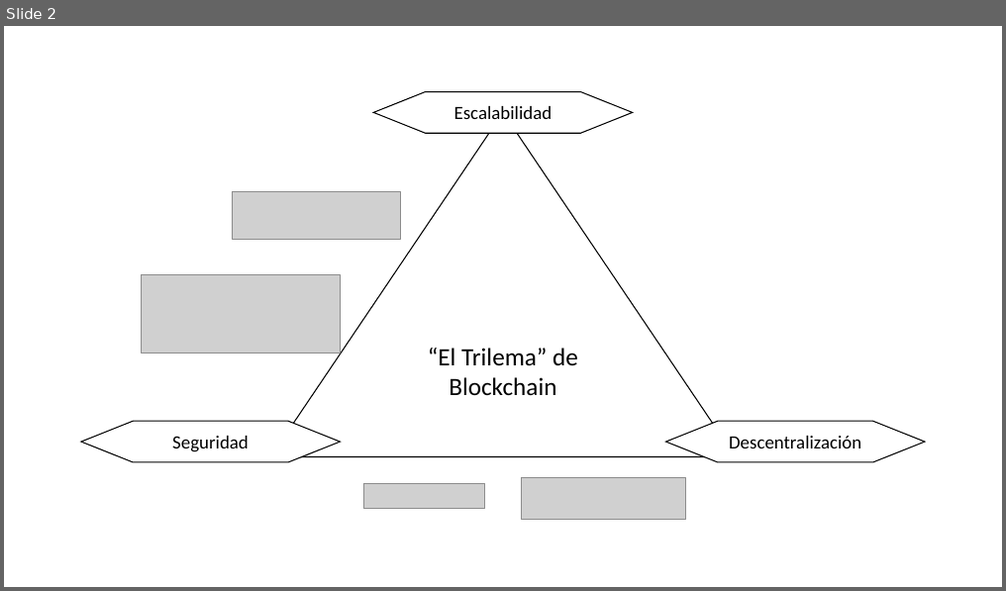
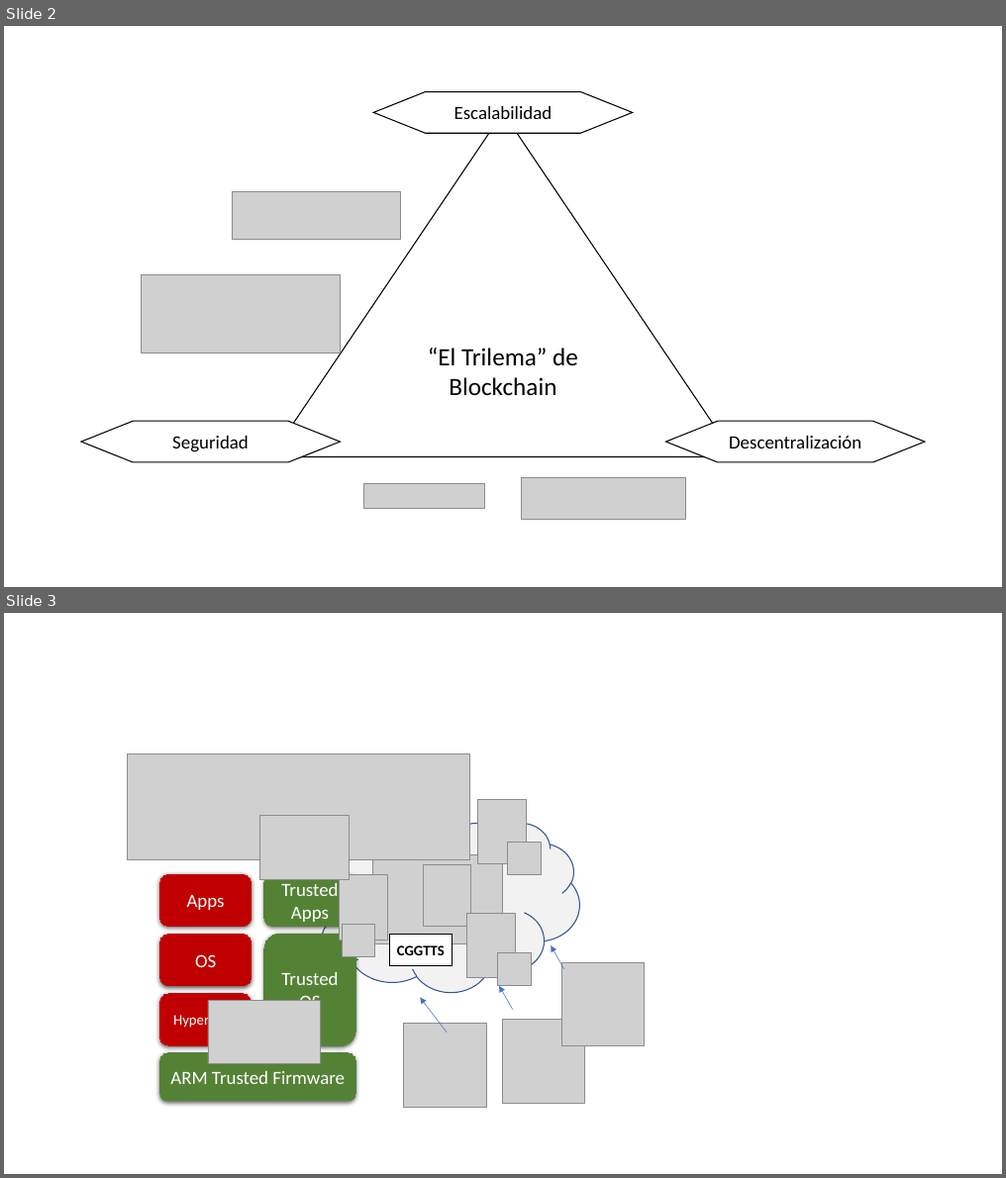
Before and after one commit to gperezalba/TFM, a slide deck: MEMORIA/Plantilla_TFM_latex/imagenes/Presentación1.pptx. Shown one above the other, each under a label of ours: slide 2 before the commit, slides 2 and 3 after it. The pictures are 1006x591 and 1006x1178 pixels, drawn with LibreOffice and Linux fonts; fonts in the diff are those of the drawing; grey boxes stand for pictures. Boxes give left, top, right and bottom in pixels: in the first picture for what was removed or moved away, otherwise in the second. Text is boxed around its words. In the diff, an @@ line names an element or a change of style, - is before the commit and + after.

```diff
--- a/MEMORIA/Plantilla_TFM_latex/imagenes/Presentación1.pptx
+++ b/MEMORIA/Plantilla_TFM_latex/imagenes/Presentación1.pptx
@@ slide 3 added at [4,613,1002,1174], background #FFFFFF @@
@@ picture added at [127,755,469,860] @@
@@ picture added at [260,815,350,879] @@
@@ picture added at [478,799,527,863] @@
@@ cloud added at [316,823,580,992], fill #F2F2F2, outline #325491 1 pt @@
@@ picture added at [508,842,541,875] @@
@@ rounded rectangle added at [159,874,252,926], fill #C00000, outline #C00000 0.75 pt, 18 pt, text #FFFFFF @@
+Apps
@@ rounded rectangle added at [264,874,355,926], fill #548235, outline #548235 0.75 pt, 18 pt, text #FFFFFF @@
+Trusted Apps
@@ picture added at [340,875,388,940] @@
@@ picture added at [373,855,503,944] @@
@@ picture added at [423,865,470,927] @@
@@ rounded rectangle added at [159,934,252,986], fill #C00000, outline #C00000 0.75 pt, 18 pt, text #FFFFFF @@
+OS
@@ rounded rectangle added at [264,934,355,1047], fill #548235, outline #548235 0.75 pt, 18 pt, text #FFFFFF @@
+Trusted OS
@@ picture added at [343,924,375,957] @@
@@ rectangle added at [389,934,452,966], fill #FFFFFF, outline #000000 1 pt, 14 pt, text #000000, bold @@
+CGGTTS
@@ picture added at [466,914,515,978] @@
@@ picture added at [497,953,531,986] @@
@@ arrow added from (564, 969) to (550, 947), #4472C4 0.5 pt @@
@@ picture added at [561,962,645,1047] @@
@@ rounded rectangle added at [159,994,252,1046], fill #C00000, outline #C00000 0.75 pt, 14 pt, text #FFFFFF @@
+Hypervisor
@@ arrow added from (447, 1033) to (420, 998), #4472C4 0.5 pt @@
@@ arrow added from (512, 1010) to (499, 986), #4472C4 0.5 pt @@
@@ picture added at [208,1001,321,1064] @@
@@ picture added at [404,1024,487,1108] @@
@@ picture added at [503,1020,586,1103] @@
@@ rounded rectangle added at [159,1054,355,1102], fill #548235, outline #548235 0.75 pt, 18 pt, text #FFFFFF @@
+ARM Trusted Firmware
```
Also in this commit, not shown: 1 other slide added, 44 other files.
